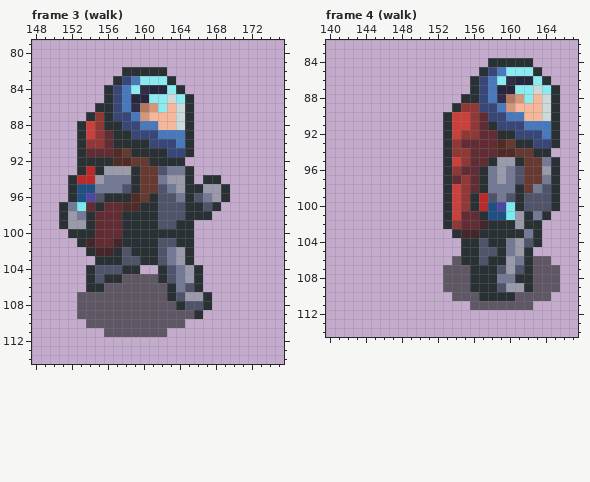
Pixel-art file, stored at res/tiled/ase/anna_run.ase. The picture above is the old version.
402x189 pixels, 6 frames. Colours within 5 levels of each other are drawn and written as one. Shown: frame 3 (walk): x 148..175, y 79..114; frame 4 (walk): x 140..167, y 82..114. The commit also changed other frames or places, which this record leaves out.
The result:
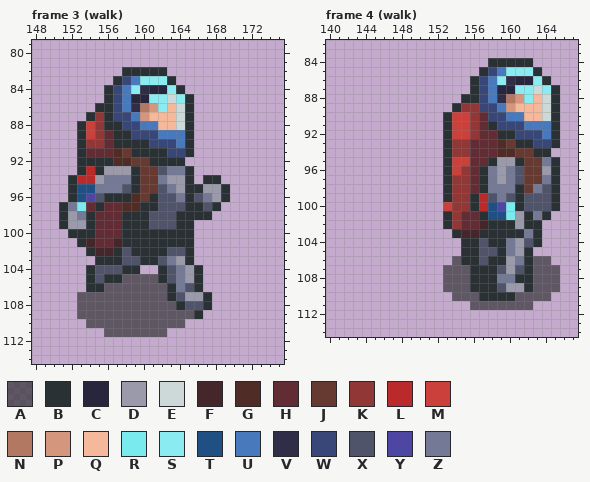
Palette (. is transparent): A #191f1c96  B #293134  C #28263d  D #9a9aab  E #ccd9d8  F #45262b  G #4f2c26  H #612c34  J #663931  K #913736  L #bb2a2a  M #cc403b  N #b37861  P #d4977d  Q #f5b89a  R #79ebee  S #8aebf1  T #204f83  U #4879bd  V #302e47  W #394778  X #4f546b  Y #4e46a3  Z #747996
The edit:
Changed rows in their new state; - is an unchanged pixel.
Frame 3 (walk), layer "Body":
first column x 161:
 98 X--B
 99 X---
101 -BB-
102 -BXX
Frame 4 (walk), layer "Body":
first column x 153:
 92 --M
 93 --K
 95 --M
 96 -MK
 97 -K-
 98 -K-
 99 -K-
100 MK-
101 -K-
